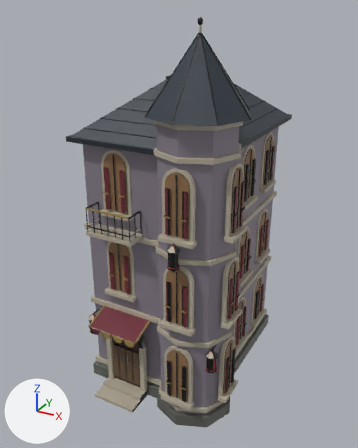
What one commit did to the FBX model Assets/Models/Kingdom/City/Models/LanternSpire.fbx.
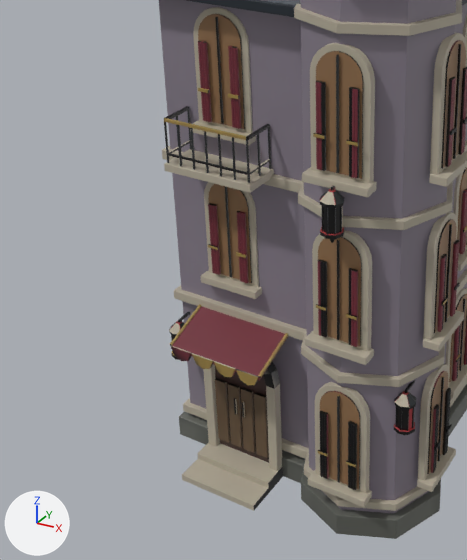
The first picture shows the older version from a 50 mm camera at (7.5, -14.76, 13.1) aimed at (-0.38, -0.44, 5.94). The close-ups show the older and then the newer version on the part from 0% to 68% of the width and 33% to 98% of the height of that picture. Only the edits that show in the close-ups are written down. Arrows for +X, +Y and +Z are at lower left; the lights stay in place. Where no turn or scale is listed for an object, it has been applied to the vertices. Vertices at exactly the same position are counted once.

The first close-up shows 'LanternSpire.001'.
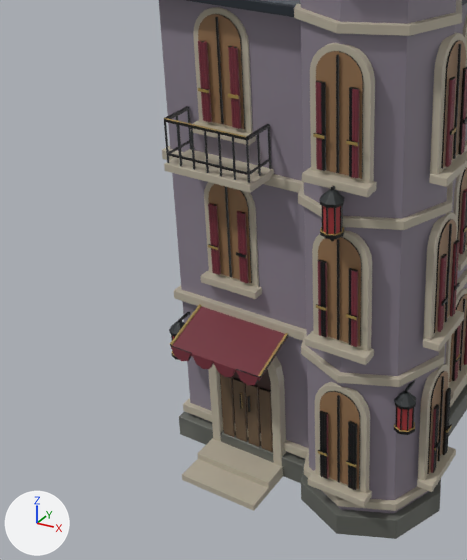
Patch to the scene script:
```diff
--- a/Assets/Models/Kingdom/City/Models/LanternSpire.fbx.py
+++ b/Assets/Models/Kingdom/City/Models/LanternSpire.fbx.py
@@ me_cube_001 @@
 me_cube_001.from_pydata(...)  # 42262 vertices, 82776 faces; spans x -3.02..2.79, y -3.9..3.78, z 0.0..12.84
 # used by ob_lanternspire_001; location = (0.0, 0.0, 0.0)
+# me_cube_001 part 1: the loose piece of 106 vertices spanning x -1.81..-0.57, y -2.89..-2.8, z 0.24..2.78 is moved by (0.0, 0.14, 0.0)
+# me_cube_001 part 2: the loose piece of 56 vertices spanning x -2.0..-1.81, y -3.01..-2.81, z 0.24..2.17 is moved by (0.0, 0.15, 0.0)
+# me_cube_001 part 3: the loose piece of 56 vertices spanning x -0.57..-0.38, y -3.01..-2.81, z 0.24..2.17 is moved by (0.0, 0.15, 0.0)
+# me_cube_001 part 4: the loose piece of 110 vertices spanning x -0.75..-0.39, y -3.0..-2.81, z 2.17..2.73 is moved by (0.0, 0.15, 0.0)
+# me_cube_001 part 5: the loose piece of 56 vertices spanning x -1.76..-1.51, y -2.98..-2.93, z 0.44..1.87 is moved by (0.0, 0.17, 0.0)
+# me_cube_001 part 6: the loose piece of 56 vertices spanning x -1.46..-1.21, y -2.98..-2.93, z 0.44..1.87 is moved by (0.0, 0.17, 0.0)
+# me_cube_001 part 7: the loose piece of 56 vertices spanning x -1.17..-0.92, y -2.98..-2.93, z 0.44..1.87 is moved by (0.0, 0.17, 0.0)
+# me_cube_001 part 8: the loose piece of 56 vertices spanning x -0.87..-0.62, y -2.98..-2.93, z 0.44..1.87 is moved by (0.0, 0.17, 0.0)
+# me_cube_001 part 9: the loose piece of 56 vertices spanning x -1.12..-1.08, y -3.03..-2.99, z 1.26..1.61 is moved by (0.0, 0.18, 0.0)
+# me_cube_001 part 10: texture (UV) coordinates of 70331 of 82776 faces, centred in x -3.02..2.79, y -3.9..3.78, z 0.01..12.84, changed; they spanned u 0.01..0.98, v 0.01..0.99 and now span u 0.01..0.99, v 0.01..0.98
 me_cube_001.materials.append(mat_lanternspire_baked)
```

Location of each change, (x1, y1, x2, y2) in pixels of the close-ups (467 x 560 px; the box of a moved part takes in the faces that stretch with it):
'LanternSpire.001', reshaped, surface changed
    both: (159, 0, 467, 539)
part 1 of me_cube_001, moved or reshaped
    before: (215, 366, 269, 463)
    after: (220, 369, 271, 443)
part 2 of me_cube_001, moved or reshaped
    before: (203, 364, 220, 446)
    after: (208, 364, 223, 442)
part 3 of me_cube_001, moved or reshaped
    before: (266, 384, 282, 471)
    after: (271, 380, 286, 466)
part 4 of me_cube_001, moved or reshaped
    before: (264, 361, 280, 389)
    after: (267, 356, 284, 384)
part 5 of me_cube_001, moved or reshaped
    before: (215, 378, 230, 443)
    after: (220, 374, 235, 437)
part 6 of me_cube_001, moved or reshaped
    before: (228, 383, 243, 448)
    after: (233, 378, 248, 442)
part 7 of me_cube_001, moved or reshaped
    before: (241, 388, 256, 453)
    after: (246, 385, 261, 447)
part 8 of me_cube_001, moved or reshaped
    before: (254, 392, 269, 458)
    after: (259, 387, 273, 452)
part 9 of me_cube_001, moved or reshaped
    before: (242, 401, 245, 417)
    after: (247, 396, 250, 412)
part 10 of me_cube_001, surface changed
    both: (164, 38, 467, 510)
